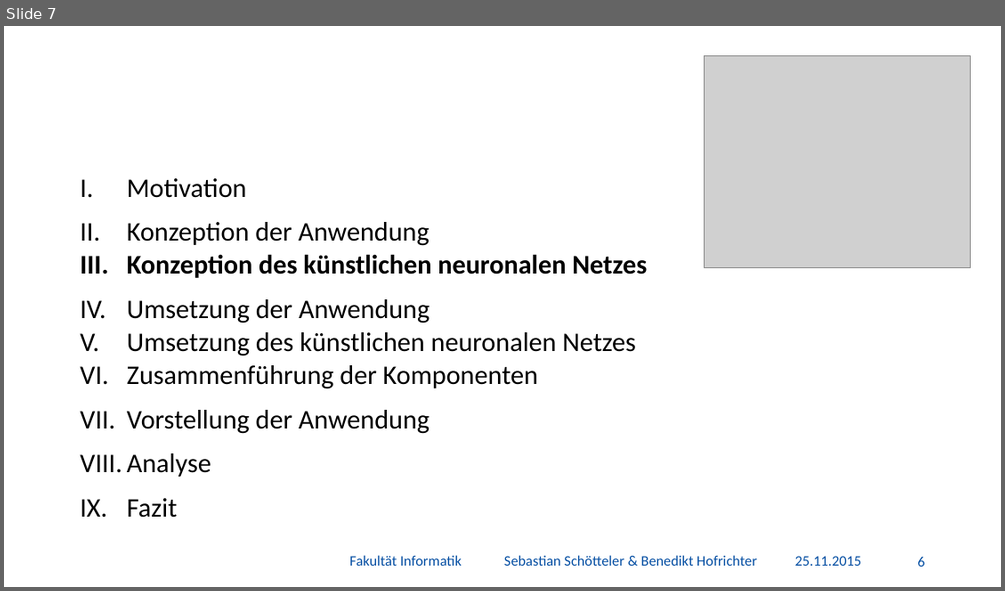
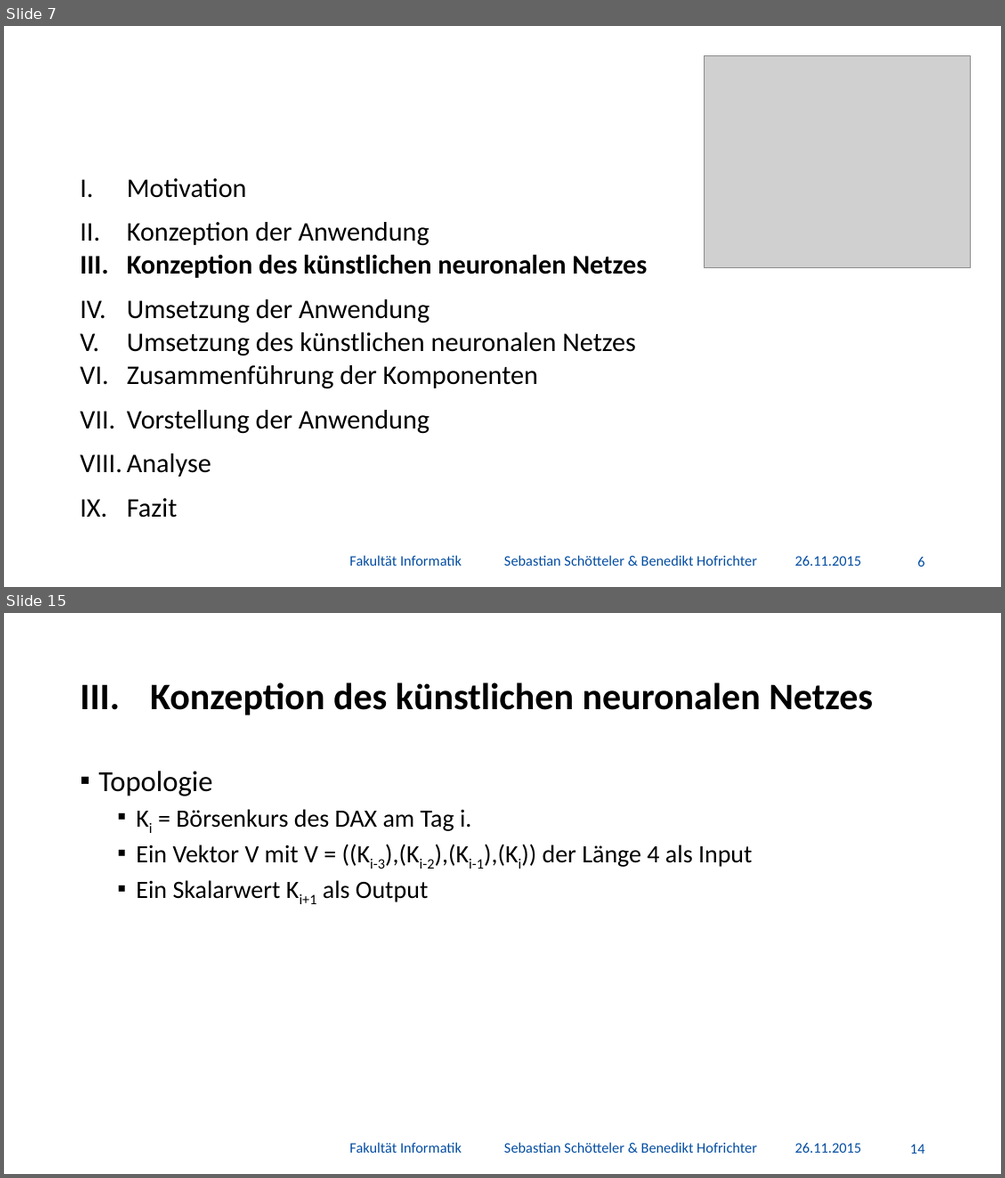
Before and after one commit to BenediktGitGit/soco15, a slide deck: 3b) Vortrag/Präsentation.pptx. Shown one above the other, each under a label of ours: slide 7 before the commit, slides 7 and 15 after it; the slides between them are not shown. The pictures are 1005x591 and 1005x1178 pixels, drawn with LibreOffice and Linux fonts; fonts in the diff are those of the drawing; grey boxes stand for pictures; background and template pictures are left out. Boxes give left, top, right and bottom in pixels: in the first picture for what was removed or moved away, otherwise in the second. Text is boxed around its words. In the diff, an @@ line names an element or a change of style, - is before the commit and + after.

```diff
--- a/3b) Vortrag/Präsentation.pptx
+++ b/3b) Vortrag/Präsentation.pptx
@@ slide 15 added at box(4, 613, 1001, 1174), background #FFFFFF @@
@@ title added at box(150, 682, 873, 715), 36 pt, text #000000, bold @@
+III. Konzeption des künstlichen neuronalen Netzes
@@ text added at box(98, 771, 752, 904), 24 pt, text #000000 @@
+▪ Topologie
+  ▪ Ki = Börsenkurs des DAX am Tag i.
+  ▪ Ein Vektor V mit V = ((Ki-3),(Ki-2),(Ki-1),(Ki)) der Länge 4 als Input
+  ▪ Ein Skalarwert Ki+1 als Output
@@ text added at box(349, 1142, 757, 1152), 14 pt, text #034DA2 @@
+Fakultät Informatik Sebastian Schötteler & Benedikt Hofrichter
@@ text added at box(795, 1143, 861, 1152), 14 pt, text #034DA2 @@
+26.11.2015
@@ page number added at box(910, 1143, 925, 1153), 14 pt, text #034DA2 @@
+14
@@ slide 7 changed as well @@
@@ text at box(795, 556, 861, 565): text changed @@
-25.11.2015
+26.11.2015
```
Also in this commit, not shown: 19 other slides changed, 12 other slides added.
